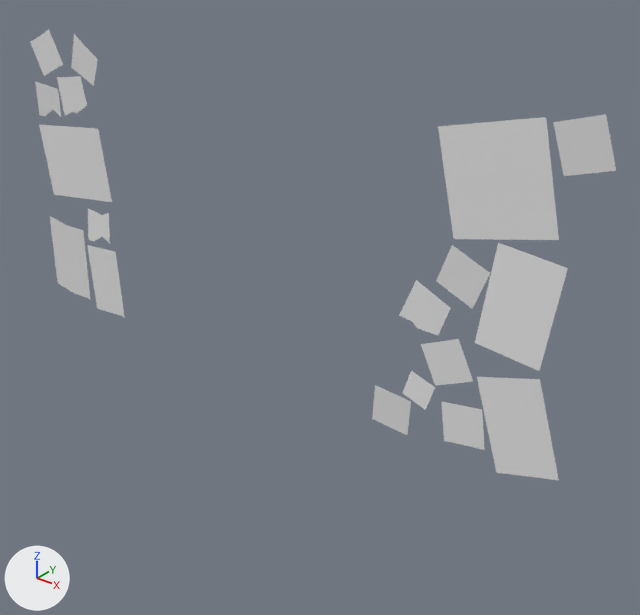
The FBX model Assets/Owa_3D/Mesh/INFO_Board/Board Paper.fbx as it was, and as the next commit left it.
Both versions are drawn from a 50 mm camera at (57.5, -74.2, 81.3) aimed at (-6.6, 5.8, 31.7). The axes (+X, +Y, +Z) are drawn at lower left. The lights are the same throughout.

The first picture shows 'Board Paper'.
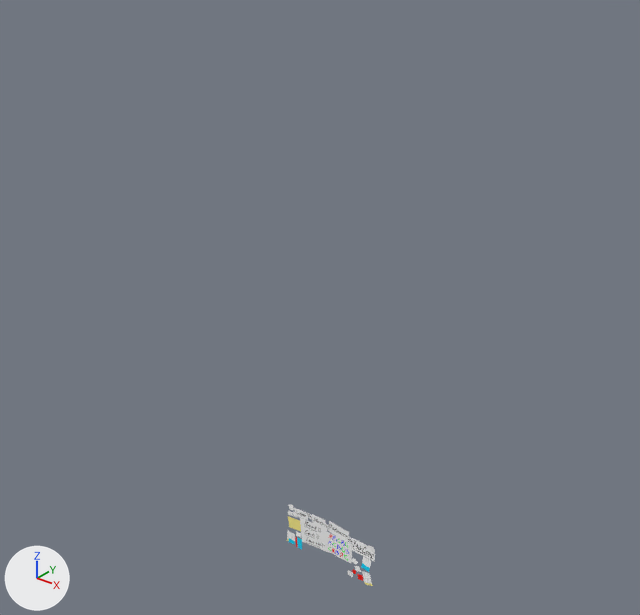
Location of each change, [x1, y1, x2, y2] in pixels of the pictures (640 x 615 px; the box of a moved part takes in the faces that stretch with it):
'Board Paper', reshaped, moved, rescaled (85% narrower, 82% shorter): before [30, 29, 616, 480]; after [287, 504, 375, 586]
part 1 of me_plane, moved or reshaped: before [436, 245, 490, 309]; after [347, 536, 353, 544]
part 2 of me_plane, rebuilt (80% narrower, 80% shorter): before [438, 117, 559, 240]; after [352, 538, 375, 562]
part 3 of me_plane, rebuilt (46% narrower, 75% shorter): before [71, 34, 98, 86]; after [294, 508, 308, 520]
part 4 of me_plane, added: after [300, 513, 352, 563]
part 5 of me_plane, recoloured: before [553, 114, 616, 176]; after [368, 546, 375, 552]
part 6 of me_plane, recoloured: before [30, 29, 568, 480]; after [287, 504, 373, 586]

What changed in the scene script:
```text
Add mat_memes_and_color:
    mat_memes_and_color = principled_material('Memes And Color')
    mat_memes_and_color.texture = img_memes_and_color_png
Change me_plane:
    used by ob_board_paper; location = (-10.2, 0.2, 41.2); rotation_euler = (1.571, -0.232, 0.0), in degrees (90, -13, 0); scale = (5.73, 5.73, 5.73)
    verts and faces of me_plane; kept vertices keep their numbers, new ones are numbered from 116
    remove me_plane.from_pydata(...)  # 116 vertices, 45 faces; spans x -8.4..7.7, y -4.5..5.2, z -0.1..0.1
    add me_plane.from_pydata(...)  # 144 vertices, 53 faces; spans x -8.4..7.7, y -4.5..5.2, z -0.2..0.3
    me_plane part 1: the loose piece of 4 vertices spanning x 4.1..5.3, y -1.1..0.1, z 0.0 is moved by (-1.0, 2.6, 0.0), in mat_stages (picture img_stages_png)
    me_plane part 2: the loose piece of 4 vertices spanning x 4.6..6.6, y 0.2..2.2, z 0.0 is rebuilt with 4 vertices and now spans x 3.8..7.7, y -0.2..2.5, z 0.0..0.1, in mat_stages (picture img_stages_png)
    me_plane part 3: the loose piece of 4 vertices spanning x -5.3..-4.1, y 3.8..5.0, z 0.0 is rebuilt with 4 vertices and now spans x -5.6..-3.3, y 3.2..4.9, z 0.0..0.1, in mat_stages (picture img_stages_png)
    me_plane part 4
    add verts[116] = (0.0, 2.6, 0.0)  # pixel (327, 530)
    add verts[117] = (3.2, 1.6, -0.1)  # pixel (347, 542)
    add verts[118] = (2.1, 1.8, 0.0)  # pixel (341, 538)
    add verts[119] = (1.1, 2.2, 0.0)  # pixel (334, 534)
    add for new, old in zip([*range(120, 124)], [*range(116, 120)]): verts[new] = verts[old] + (0.6, 1.7, 0.0)
    add verts[124] = (-5.3, -0.4, 0.2)  # pixel (301, 541)
    add verts[125] = (-0.9, -1.3, -0.2)  # pixel (328, 552)
    add verts[126] = (-4.6, 3.6, 0.3)  # pixel (299, 517)
    add verts[127] = (-0.2, 2.8, -0.1)  # pixel (327, 528)
    add verts[128] = (-1.2, -0.7, 0.1)  # pixel (324, 549)
    add verts[129] = (2.9, -2.0, -0.2)  # pixel (351, 563)
    add verts[130] = (-0.2, 2.6, 0.2)  # pixel (325, 530)
    add verts[131] = (3.9, 1.4, -0.1)  # pixel (352, 544)
    add verts[132] = (-2.6, 3.2, 0.1)  # pixel (312, 522)
    add verts[133] = (-0.4, 2.7, -0.1)  # pixel (325, 528)
    add verts[134] = (-2.3, 4.6, 0.1)  # pixel (311, 513)
    add verts[135] = (-0.1, 4.1, -0.1)  # pixel (325, 519)
    add verts[136] = (-3.5, 3.9, 0.0)  # pixel (306, 516)
    add verts[137] = (-2.7, 3.5, 0.0)  # pixel (311, 519)
    add verts[138] = (-3.1, 4.7, 0.0)  # pixel (307, 511)
    add verts[139] = (-2.3, 4.3, 0.0)  # pixel (312, 515)
    add faces += [(124, 125, 127, 126)]  # mat_charcters (picture img_characters_png)
    add faces += [(128, 129, 131, 130)]  # mat_day1 (picture img_day1_png)
    add faces += [(132, 133, 135, 134), (117, 121, 122, 118), (136, 137, 139, 138), (116, 119, 123, 120), (118, 122, 123, 119)]  # mat_stages (picture img_stages_png)
    me_plane part 5: 1 face spanning x 6.7..7.7, y 1.2..2.1, z 0.0..0.1 switches from no material to mat_charcters (picture img_characters_png)
    me_plane part 6: 41 faces spanning x -8.4..6.7, y -4.5..5.2, z -0.1..0.1 switch from no material to mat_memes_and_color (picture img_memes_and_color_png)
    add me_plane.materials.append(mat_charcters)  # picture img_characters_png
    add me_plane.materials.append(mat_day1)  # picture img_day1_png
    add me_plane.materials.append(mat_stages)  # picture img_stages_png
Change ob_board_paper:
    ob_board_paper.location: (-10.2, 0.2, 41.2) -> (0.0, 0.0, 0.0)
    ob_board_paper.scale: (5.73, 5.73, 5.73) -> (0.998, 0.998, 0.998)
```
